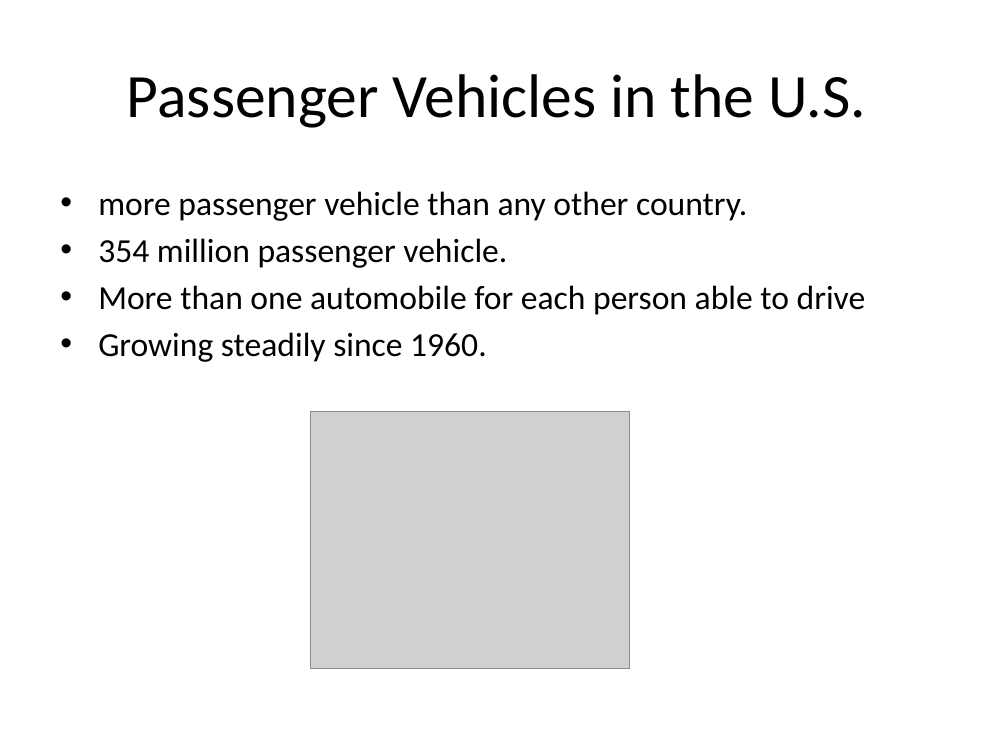
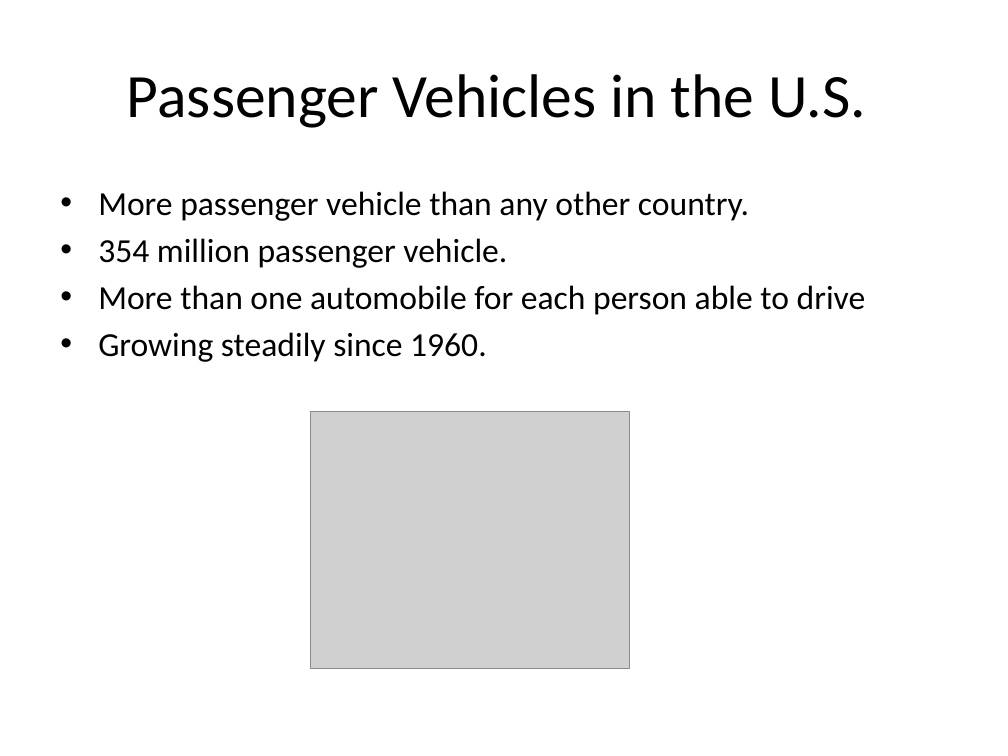
Before and after one commit to paceuniversity/CS6392015team2, a slide deck: slide 5 of Automobile Maintenance App (1).pptx (slide 3 before the commit). Drawn at 1008x756 pixels with LibreOffice and Linux fonts; fonts in the diff are those of the drawing; grey boxes stand for pictures. Boxes give left, top, right and bottom in pixels: in the first picture for what was removed or moved away, otherwise in the second. Text is boxed around its words. In the diff, an @@ line names an element or a change of style, - is before the commit and + after.

```diff
--- a/Automobile Maintenance App (1).pptx
+++ b/Automobile Maintenance App (1).pptx
@@ text at (98, 191, 749, 221): text changed @@
-• more passenger vehicle than any other country.
+• More passenger vehicle than any other country.
```
Also in this commit, not shown: 5 slides added, 3 other files.
